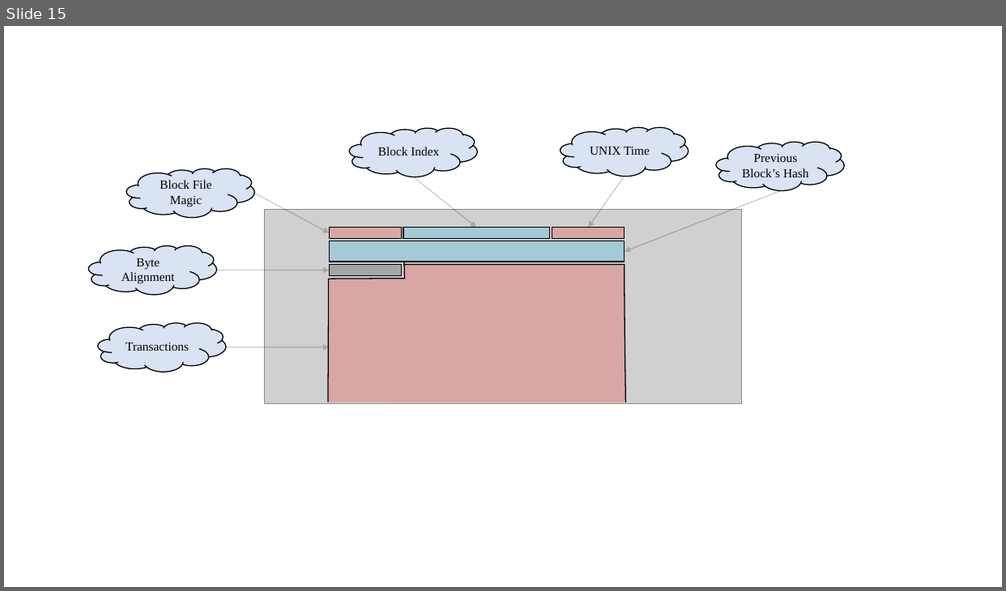
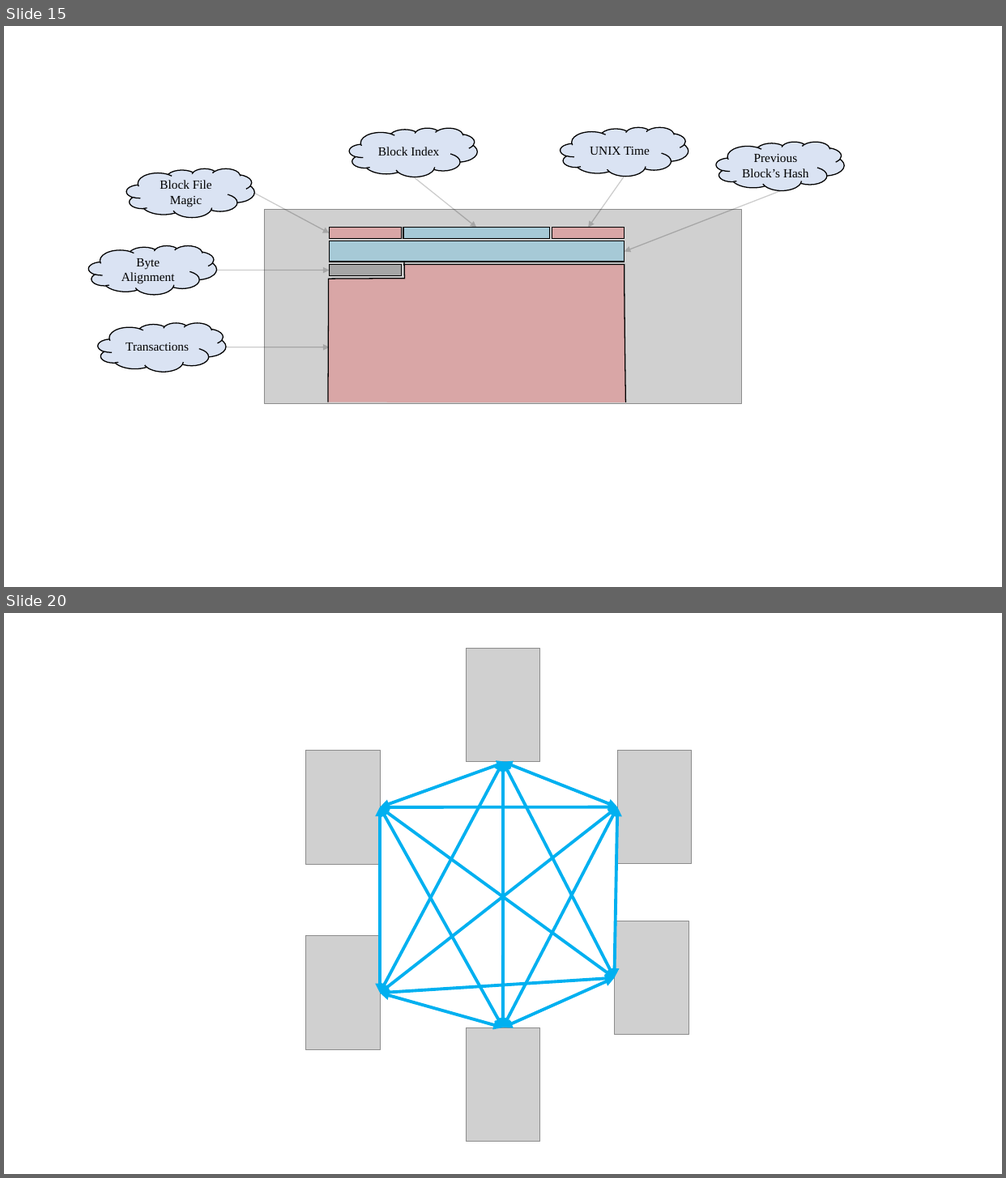
Before and after one commit to Michael-K-Stein/GreenCoin, a slide deck: Thesis/Images/Graphics.pptx. Shown one above the other, each under a label of ours: slide 15 before the commit, slides 15 and 20 after it; the slides between them are not shown. The pictures are 1006x591 and 1006x1178 pixels, drawn with LibreOffice and Linux fonts; fonts in the diff are those of the drawing; grey boxes stand for pictures. Boxes give left, top, right and bottom in pixels: in the first picture for what was removed or moved away, otherwise in the second. Text is boxed around its words. In the diff, an @@ line names an element or a change of style, - is before the commit and + after.

```diff
--- a/Thesis/Images/Graphics.pptx
+++ b/Thesis/Images/Graphics.pptx
@@ slide 20 added at <box>4,613,1002,1174</box>, background #FFFFFF @@
@@ picture added at <box>466,648,540,762</box> @@
@@ picture added at <box>305,751,380,865</box> @@
@@ picture added at <box>618,750,692,864</box> @@
@@ double arrow added from (380, 807) to (506, 762), #00B0F0 3 pt @@
@@ double arrow added from (380, 994) to (503, 762), #00B0F0 3 pt @@
@@ double arrow added from (503, 1028) to (503, 762), #00B0F0 3 pt @@
@@ double arrow added from (503, 762) to (618, 807), #00B0F0 3 pt @@
@@ double arrow added from (503, 762) to (614, 978), #00B0F0 3 pt @@
@@ double arrow added from (380, 994) to (618, 807), #00B0F0 3 pt @@
@@ double arrow added from (380, 994) to (380, 807), #00B0F0 3 pt @@
@@ double arrow added from (380, 807) to (618, 807), #00B0F0 3 pt @@
@@ double arrow added from (618, 807) to (503, 1028), #00B0F0 3 pt @@
@@ double arrow added from (614, 978) to (618, 807), #00B0F0 3 pt @@
@@ double arrow added from (614, 978) to (380, 807), #00B0F0 3 pt @@
@@ double arrow added from (380, 807) to (503, 1028), #00B0F0 3 pt @@
@@ picture added at <box>614,922,688,1035</box> @@
@@ picture added at <box>305,936,380,1050</box> @@
@@ double arrow added from (380, 994) to (503, 1028), #00B0F0 3 pt @@
@@ double arrow added from (380, 994) to (614, 978), #00B0F0 3 pt @@
@@ double arrow added from (614, 978) to (503, 1028), #00B0F0 3 pt @@
@@ picture added at <box>466,1028,540,1142</box> @@
```
Also in this commit, not shown: 5 other slides added, 13 other files.
